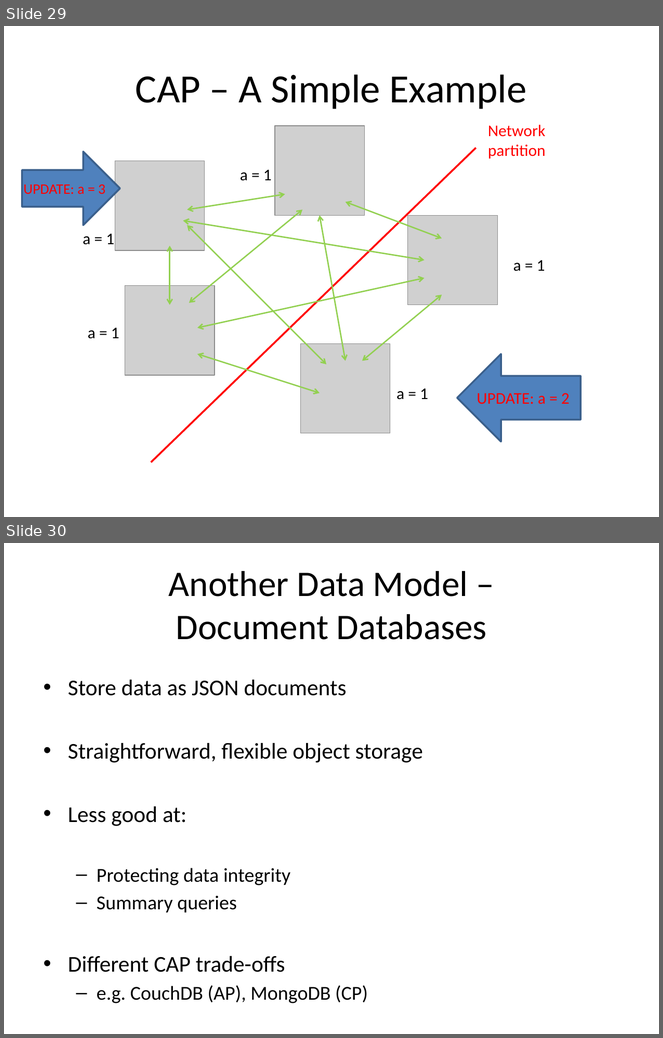
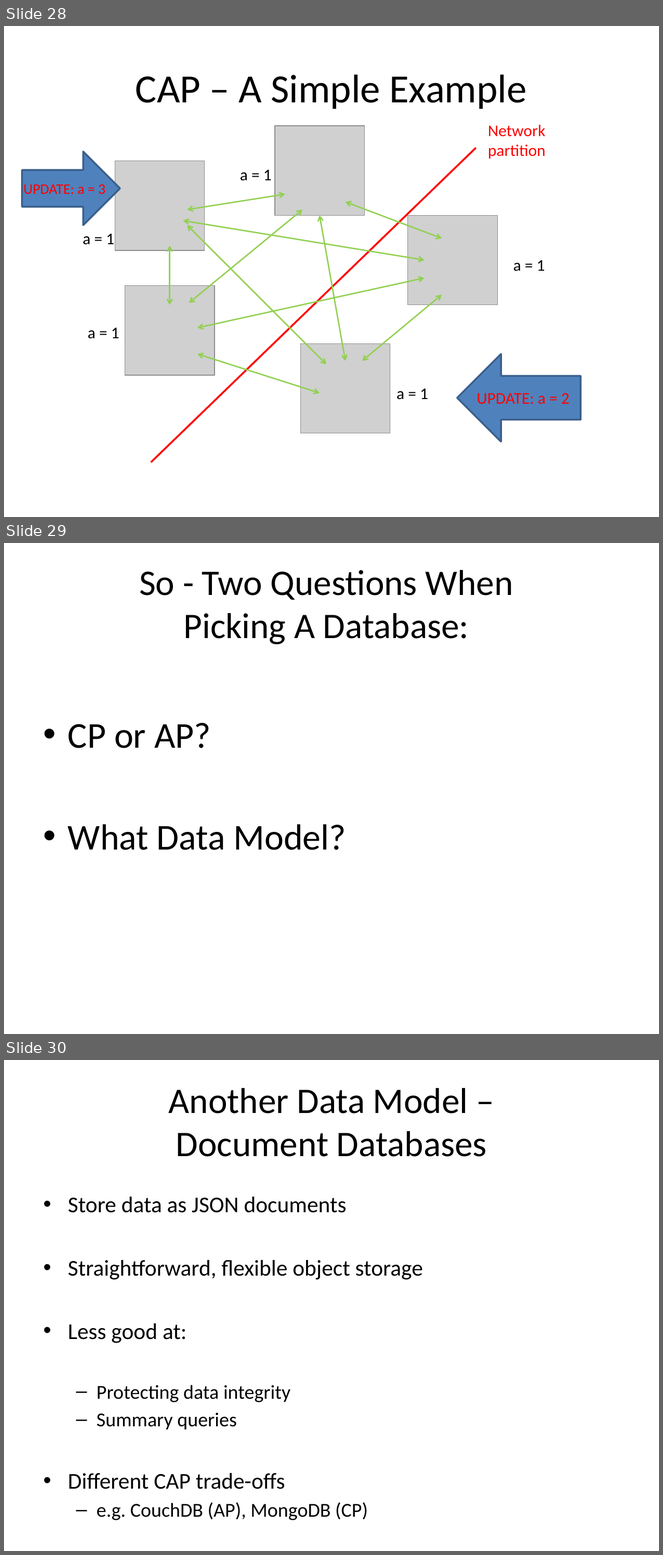
Before and after one commit to alexdgarland/database-demos, a slide deck: Slides/Not Only SQL - Picking A Database for DotNET.pptx. Shown one above the other, each under a label of ours: slides 29 and 30 before the commit, slides 28, 29 and 30 after it. The pictures are 663x1038 and 663x1555 pixels, drawn with LibreOffice and Linux fonts; fonts in the diff are those of the drawing; grey boxes stand for pictures. Boxes give left, top, right and bottom in pixels: in the first picture for what was removed or moved away, otherwise in the second. Text is boxed around its words. In the diff, an @@ line names an element or a change of style, - is before the commit and + after.

```diff
--- a/Slides/Not Only SQL - Picking A Database for DotNET.pptx
+++ b/Slides/Not Only SQL - Picking A Database for DotNET.pptx
@@ slide 29 added at (x1=4, y1=543, x2=659, y2=1034), background #FFFFFF @@
@@ title added at (x1=139, y1=570, x2=514, y2=644), 39.6 pt, text #000000 @@
+So - Two Questions When Picking A Database:
@@ text added at (x1=68, y1=723, x2=346, y2=850), 40 pt, text #000000 @@
+• CP or AP?
+• What Data Model?
@@ what was slide 29 is now slide 28 @@
```
Also in this commit, not shown: 8 slides changed, 2 other slides added, 4 slides removed, 1 other file.
